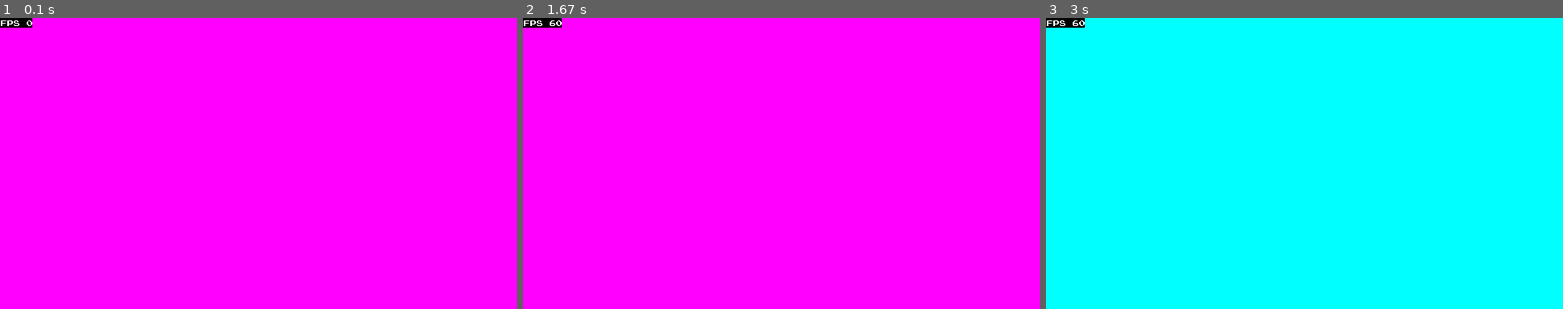
Above: before the commit, frames 1-3 (left to right).
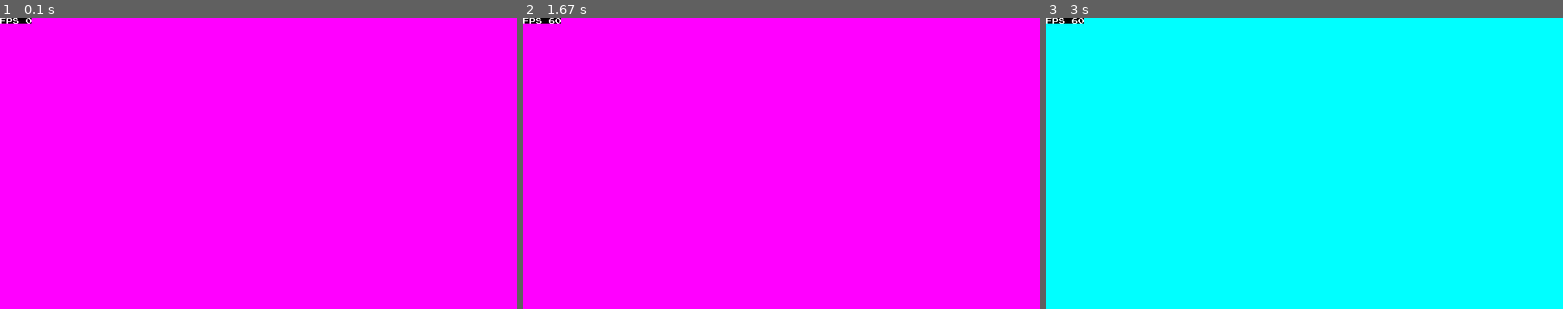
Above: after the commit, the same moments.

Repository: SebZanardo/The-Ultimate-Pygame-Structure
Game: pygame game, started from main.py
The game is run twice, just before and just after one commit, with the same random seed, the same clock (stepped at 60 frames per second) and the same inputs.
Inputs (mouse positions are in pixels of both pictures, inside the frame that each line leads up to):
- Up to frame 1 (0.1 s): no input
- Up to frame 2 (1.67 s): tap Space at 0.33, 1.33 s; tap Enter at 0.67, 1 s
- Up to frame 3 (3 s): tap Enter at 1.67 s; tap Space at 2 s; click (1144, 230) at 2.88 s

The runs differ from the first frame. In frame 1, 0.1% of the frame differs, in the area x 0-7%, y 0-4%; in frame 2, 0.2%, in the area x 0-8%, y 0-4%; in frame 3, 0.2%.

Commit message:
Updated font rendering to use the pygame freetype library

Diff:
--- a/components/ui.py
+++ b/components/ui.py
@@ -1,12 +1,8 @@
-import pygame
+import pygame.freetype
 
-pygame.font.init()
-font = pygame.font.Font("assets/joystix monospace.otf", 10)
+pygame.freetype.init()
 
-
-def debug_text(
-    string: str,
-    colour: pygame.Color = (255, 255, 255),
-    bgcolour: pygame.Color = (0, 0, 0),
-) -> pygame.Surface:
-    return font.render(string, False, colour, bgcolour)
+font = pygame.freetype.Font("assets/joystix monospace.otf", 10)
+font.antialiased = False
+font.fgcolor = (255, 255, 255)
+font.bgcolor = (0, 0, 0)
--- a/config/core.py
+++ b/config/core.py
@@ -1,4 +1,5 @@
 import pygame
+import pygame.freetype
 
 from utilities.decorators import singleton
 from utilities.typehints import InputBuffer
@@ -6,7 +7,7 @@
 from config.settings import WINDOW_SETUP, FPS, CAPTION, action_mappings
 from config.input import InputState, MouseButton, Action
 from scenes.mainmenu import MainMenu
-from components.ui import debug_text
+from components.ui import font
 
 
 @singleton
@@ -42,8 +43,7 @@
             self.scene_manager.render(self.window)
 
             # For easy performance testing
-            fps_text = debug_text(f"FPS {self.clock.get_fps():.0f}")
-            self.window.blit(fps_text, (0, 0))
+            font.render_to(self.window, (0, 0), f"FPS {self.clock.get_fps():.0f}")
 
             pygame.display.flip()
 
